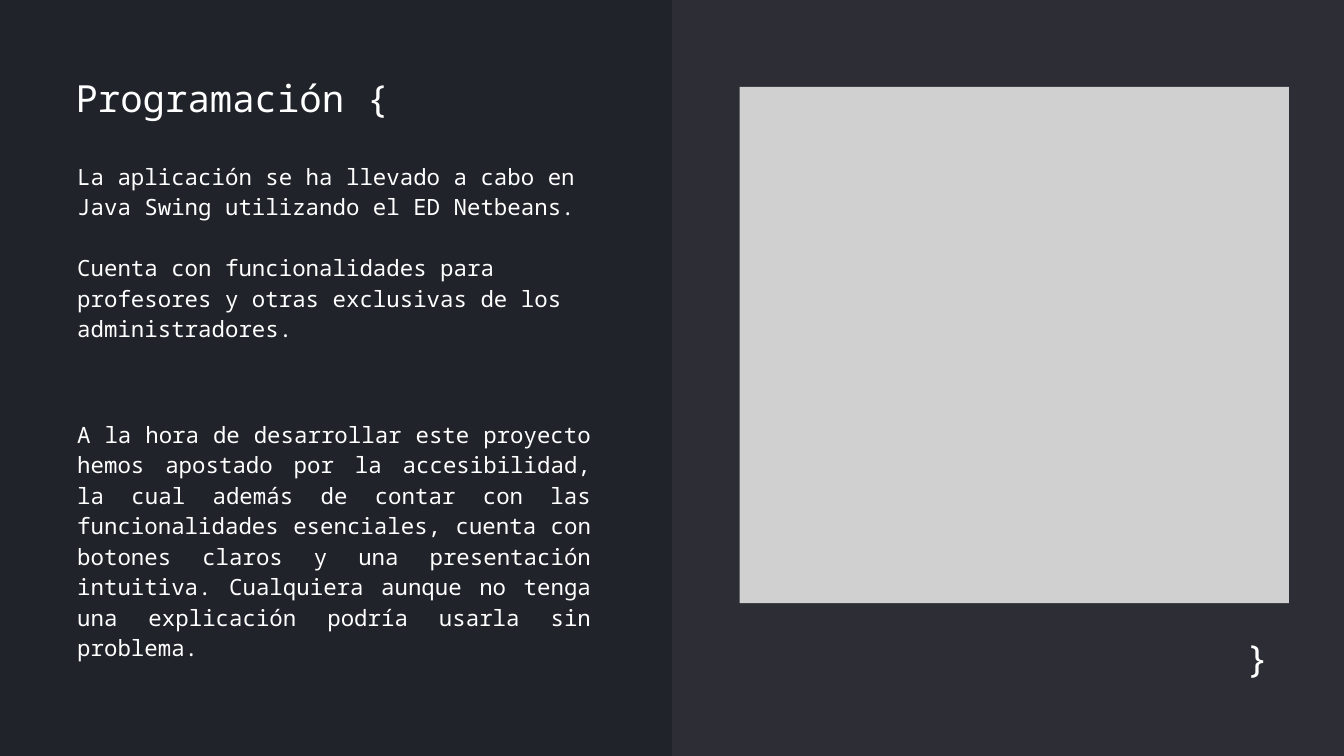
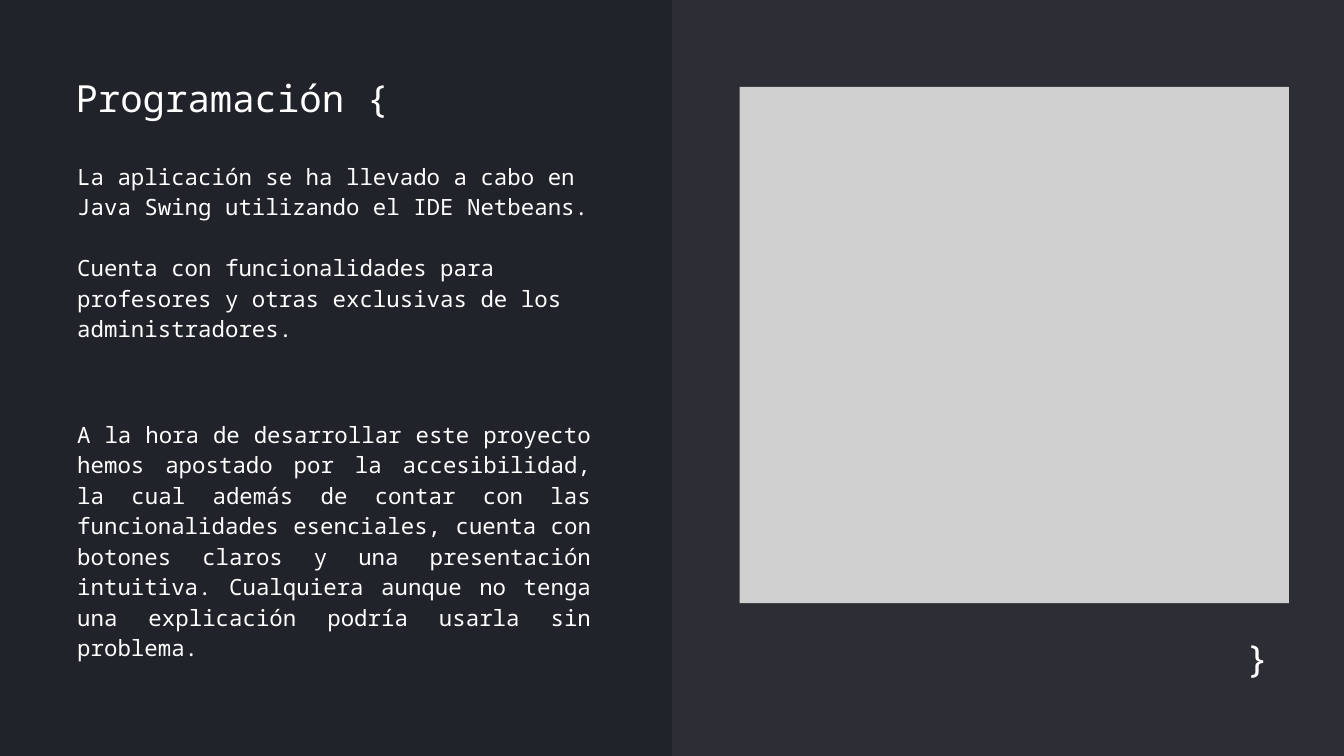
Before and after one commit to Dalonso1997/ProyectoRetoFinalEquipo4, a slide deck: slide 12 of Documentaciones/RETO EQUIPO 4.pptx. Drawn at 1344x756 pixels with LibreOffice and Linux fonts; fonts in the diff are those of the drawing; grey boxes stand for pictures. Boxes give left, top, right and bottom in pixels: in the first picture for what was removed or moved away, otherwise in the second. Text is boxed around its words. In the diff, an @@ line names an element or a change of style, - is before the commit and + after.

```diff
--- a/Documentaciones/RETO EQUIPO 4.pptx
+++ b/Documentaciones/RETO EQUIPO 4.pptx
@@ text at box(77, 168, 588, 221): text changed @@
-La aplicación se ha llevado a cabo en Java Swing utilizando el ED Netbeans.
+La aplicación se ha llevado a cabo en Java Swing utilizando el IDE Netbeans.
```
